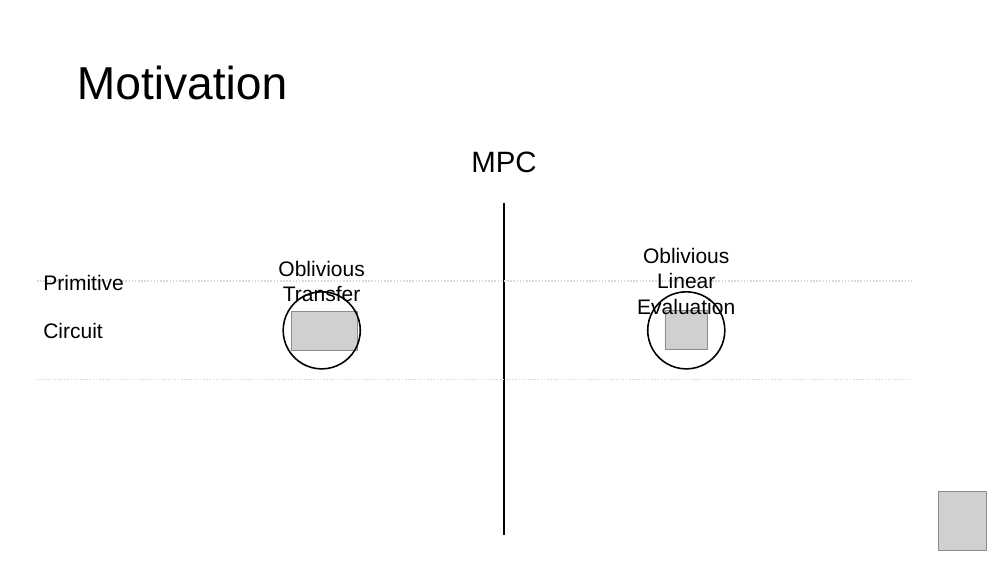
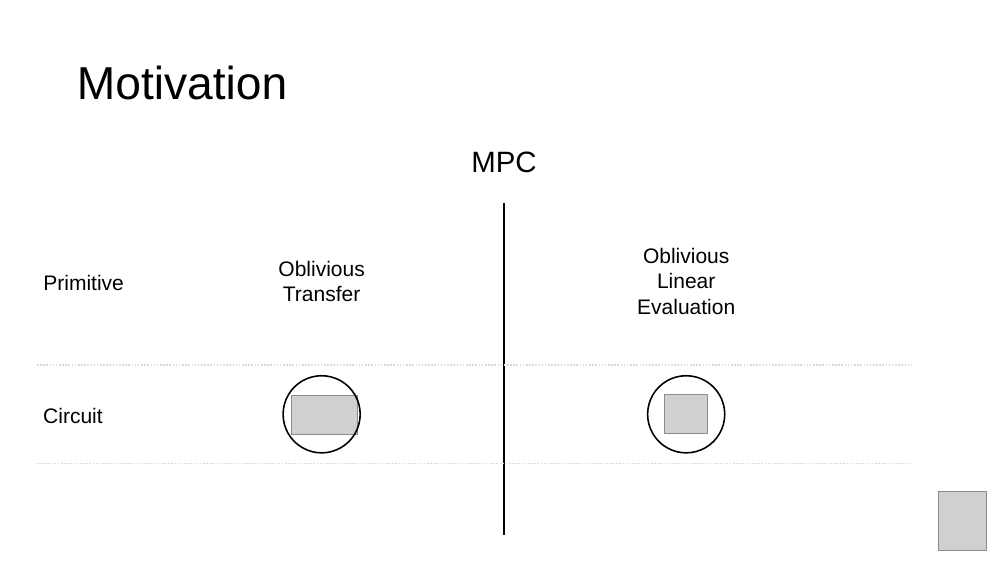
Before and after one commit to manel1874/PhD-thesis, a slide deck: slide 5 of thesis_defense/Thesis_presentation.pptx (slide 4 before the commit). Drawn at 1008x567 pixels with LibreOffice and Linux fonts; fonts in the diff are those of the drawing; grey boxes stand for pictures. Boxes give left, top, right and bottom in pixels: in the first picture for what was removed or moved away, otherwise in the second. Text is boxed around its words. In the diff, an @@ line names an element or a change of style, - is before the commit and + after.

```diff
--- a/thesis_defense/Thesis_presentation.pptx
+++ b/thesis_defense/Thesis_presentation.pptx
@@ line moved from (36, 380) - (912, 380) to (37, 365) - (913, 365) @@
@@ 2 pictures, 2 ellipses, 1 text: place and size @@
-2 pictures, 2 ellipses, 1 text at [43, 292, 725, 369]
+2 pictures, 2 ellipses, 1 text at [43, 376, 725, 453]
@@ line moved from (37, 281) - (913, 281) to (36, 464) - (912, 464) @@
```
Also in this commit, not shown: 10 other slides changed, 17 slides added, 1 slide removed, 1 other file.
